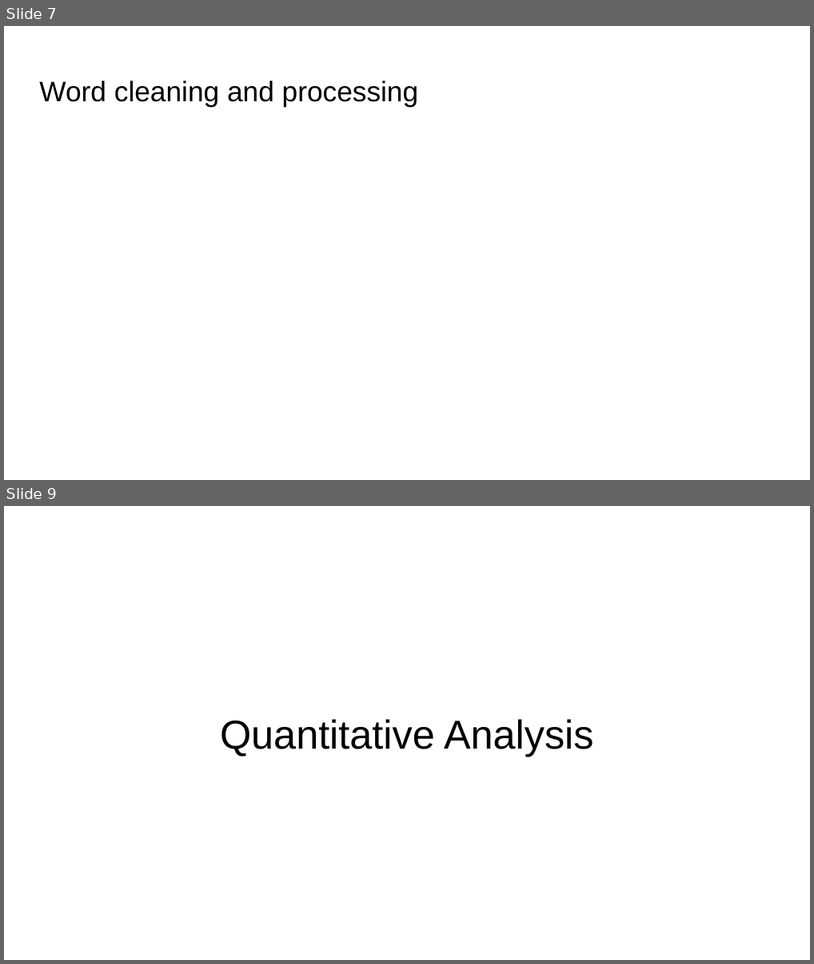
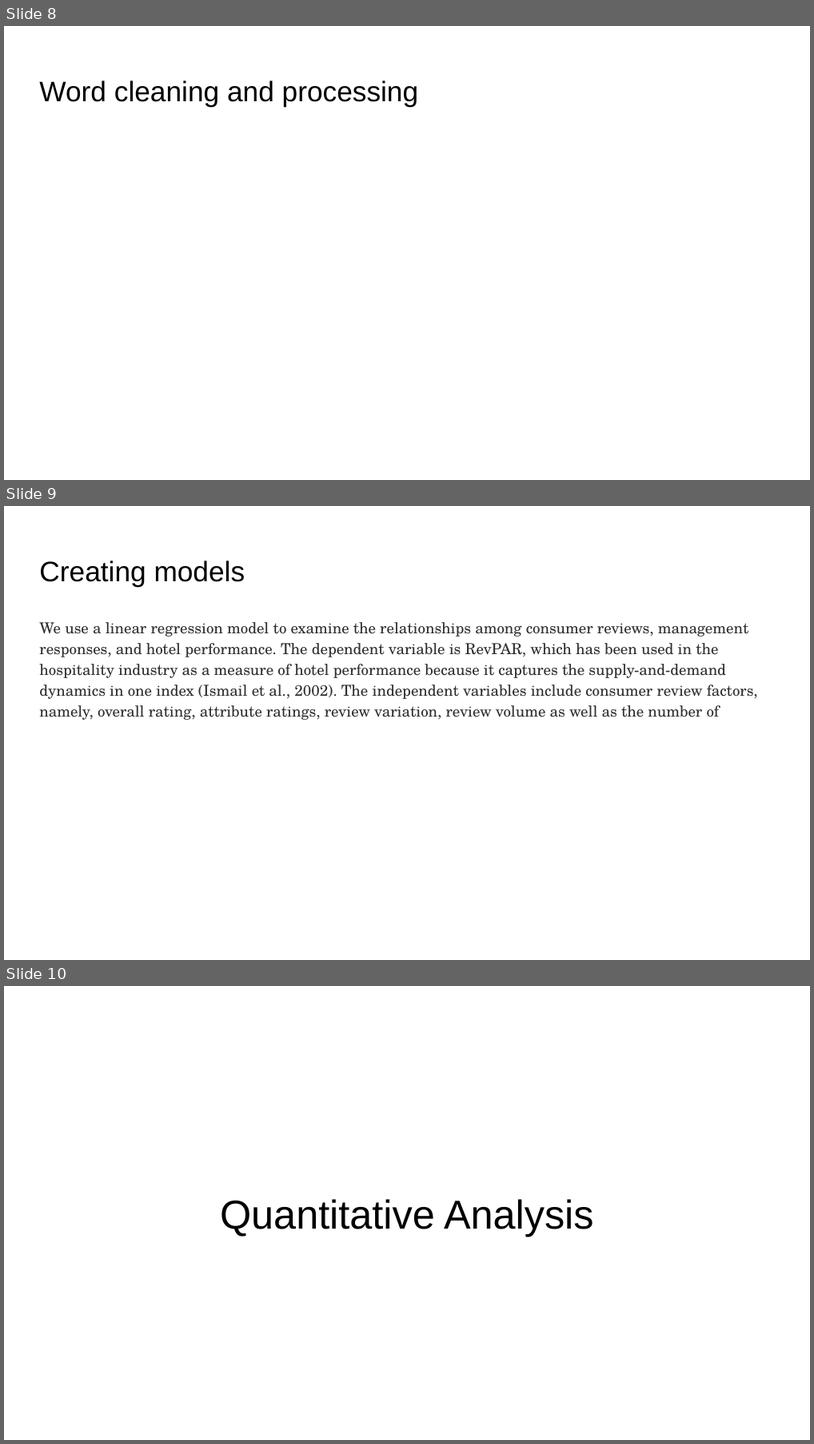
Before and after one commit to vipulswamy/Luxury-Hotel-Reviews, a slide deck: slides/final_presentation.pptx. Shown one above the other, each under a label of ours: slides 7 and 9 before the commit, slides 8, 9 and 10 after it; the slides between them are not shown. The pictures are 814x964 and 814x1444 pixels, drawn with LibreOffice and Linux fonts; fonts in the diff are those of the drawing. Boxes give left, top, right and bottom in pixels: in the first picture for what was removed or moved away, otherwise in the second. Text is boxed around its words. In the diff, an @@ line names an element or a change of style, - is before the commit and + after.

```diff
--- a/slides/final_presentation.pptx
+++ b/slides/final_presentation.pptx
@@ slide 9 added at (x1=4, y1=506, x2=810, y2=960), background #FFFFFF @@
@@ title added at (x1=39, y1=560, x2=246, y2=586), 25.2 pt, text #000000 @@
+Creating models
@@ text added at (x1=39, y1=622, x2=758, y2=720), 13.5 pt, text #2E2E2E @@
+We use a linear regression model to examine the relationships among consumer reviews, management responses, and hotel performance. The dependent variable is RevPAR, which has been used in the hospitality industry as a measure of hotel performance because it captures the supply-and-demand dynamics in one index (Ismail et al., 2002). The independent variables include consumer review factors, namely, overall rating, attribute ratings, review variation, review volume as well as the number of
@@ what was slide 7 is now slide 8 @@
@@ what was slide 9 is now slide 10 @@
```
Also in this commit, not shown: 2 slides changed, 2 other slides added, 1 slide removed.
